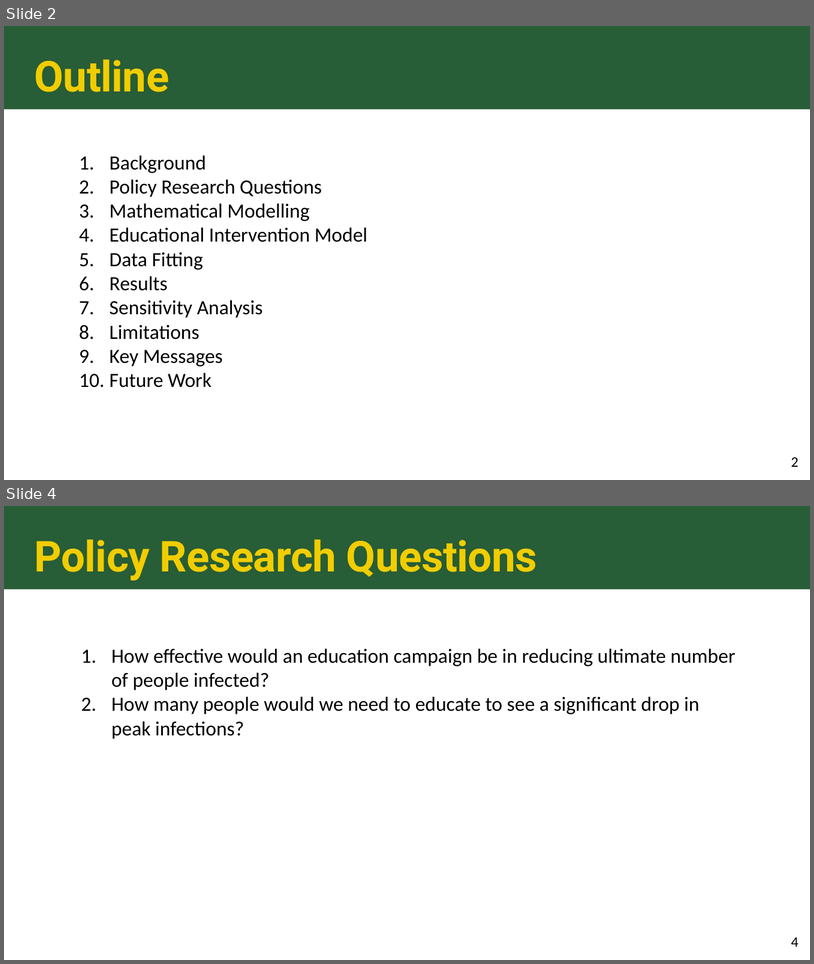
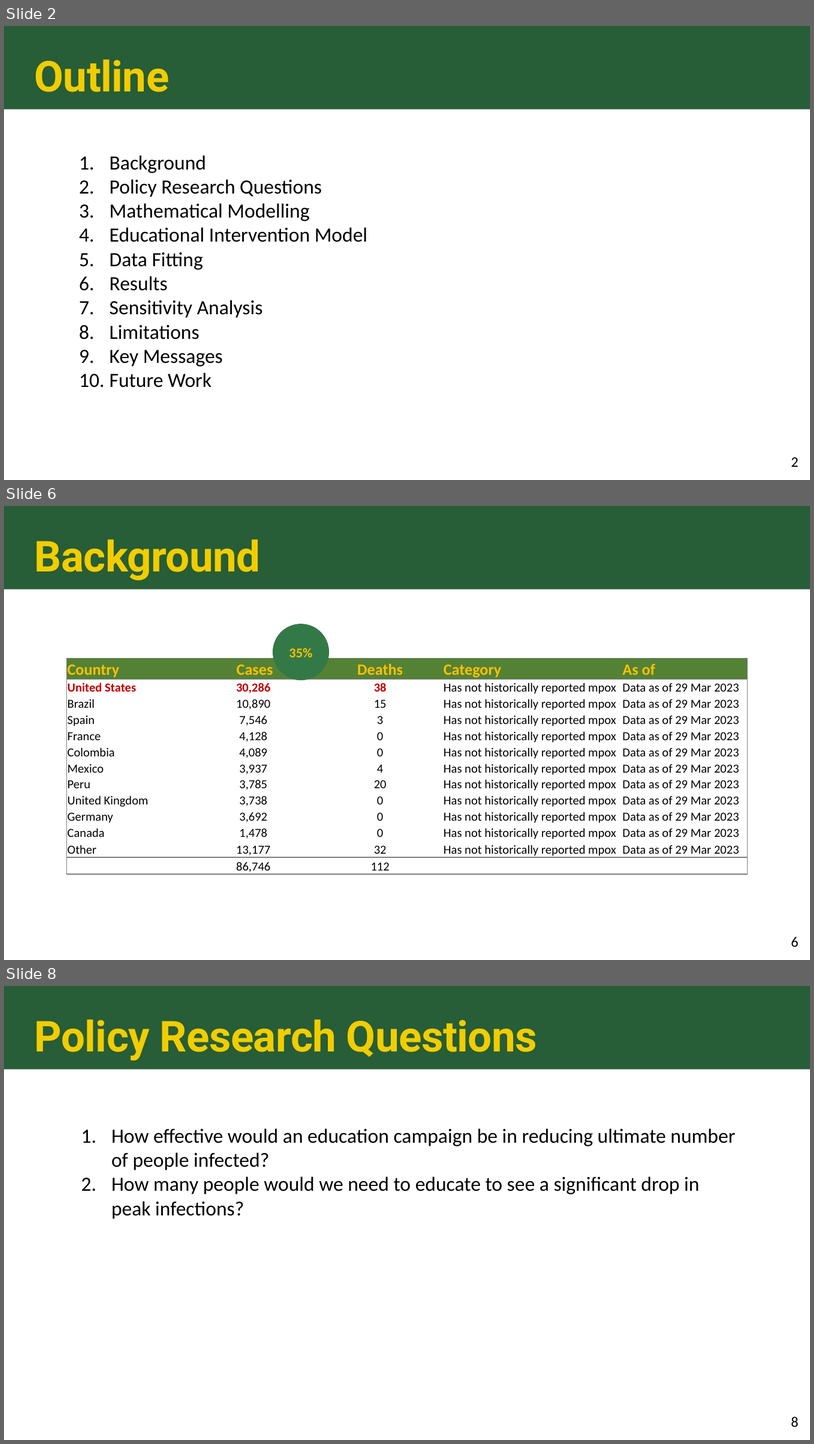
Before and after one commit to colbychristian/mpox_sier, a slide deck: Mpox_education_PPT.pptx. Shown one above the other, each under a label of ours: slides 2 and 4 before the commit, slides 2, 6 and 8 after it; the slides between them are not shown. The pictures are 814x964 and 814x1444 pixels, drawn with LibreOffice and Linux fonts; fonts in the diff are those of the drawing. Boxes give left, top, right and bottom in pixels: in the first picture for what was removed or moved away, otherwise in the second. Text is boxed around its words. In the diff, an @@ line names an element or a change of style, - is before the commit and + after.

```diff
--- a/Mpox_education_PPT.pptx
+++ b/Mpox_education_PPT.pptx
@@ slide 6 added at (x1=4, y1=506, x2=810, y2=960), background #FFFFFF; not listed: 1 template element that a slide beside it also shows @@
@@ title added at (x1=35, y1=539, x2=261, y2=580), 38 pt, text #F1CD00, bold @@
+Background
@@ ellipse added at (x1=273, y1=624, x2=329, y2=680), fill #337947, 12 pt, text #FFC000, bold @@
+35%
@@ table added at (x1=67, y1=658, x2=749, y2=876), 13 rows, 5 columns @@
+Country | Cases | Deaths | Category | As of
+United States | 30,286 | 38 | Has not historically reported mpox | Data as of 29 Mar 2023
+Brazil | 10,890 | 15 | Has not historically reported mpox | Data as of 29 Mar 2023
+Spain | 7,546 | 3 | Has not historically reported mpox | Data as of 29 Mar 2023
+France | 4,128 | 0 | Has not historically reported mpox | Data as of 29 Mar 2023
+Colombia | 4,089 | 0 | Has not historically reported mpox | Data as of 29 Mar 2023
+Mexico | 3,937 | 4 | Has not historically reported mpox | Data as of 29 Mar 2023
+Peru | 3,785 | 20 | Has not historically reported mpox | Data as of 29 Mar 2023
+United Kingdom | 3,738 | 0 | Has not historically reported mpox | Data as of 29 Mar 2023
+Germany | 3,692 | 0 | Has not historically reported mpox | Data as of 29 Mar 2023
+Canada | 1,478 | 0 | Has not historically reported mpox | Data as of 29 Mar 2023
+Other | 13,177 | 32 | Has not historically reported mpox | Data as of 29 Mar 2023
+ | 86,746 | 112 |  | 
@@ page number added at (x1=791, y1=936, x2=798, y2=946), 13 pt, text #000000 @@
+6
@@ what was slide 4 is now slide 8 @@
@@ page number at (x1=791, y1=1416, x2=798, y2=1426): text changed @@
-4
+8
```
Also in this commit, not shown: 2 slides changed, 5 other slides added, 2 slides removed.
